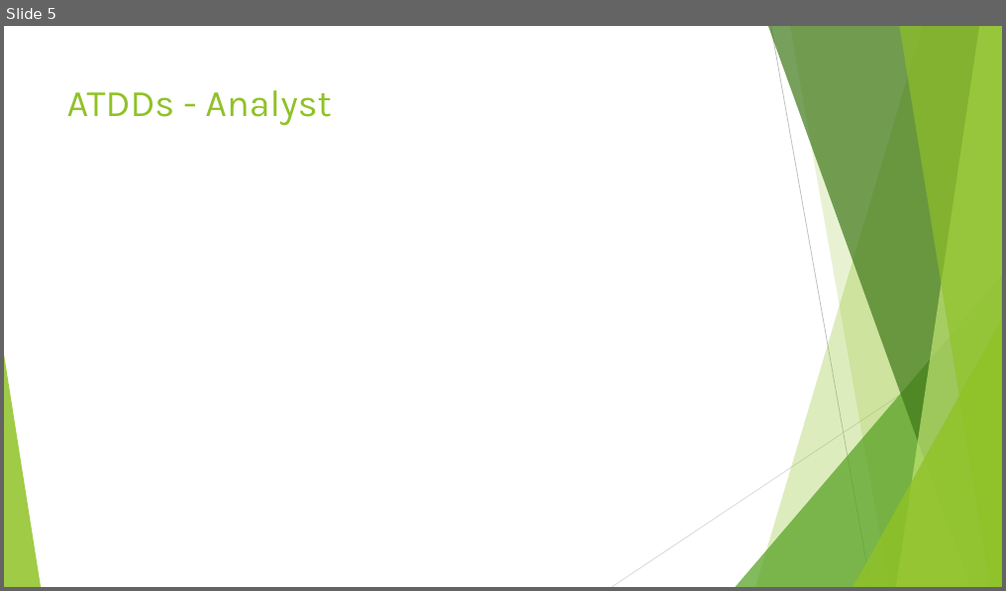
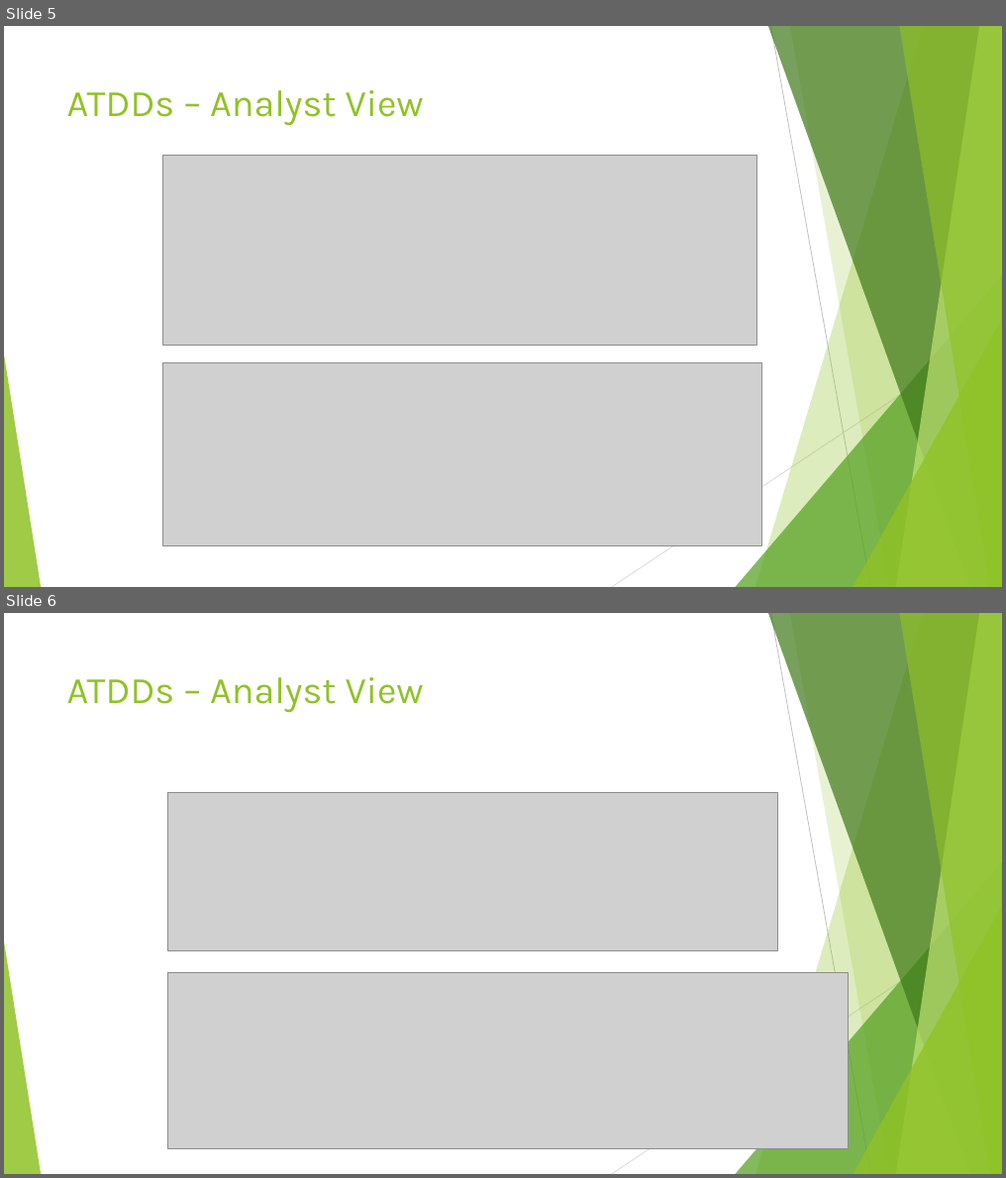
Before and after one commit to minbarix/ense470project, a slide deck: Milestone5.ppt. Shown one above the other, each under a label of ours: slide 5 before the commit, slides 5 and 6 after it. The pictures are 1006x591 and 1006x1178 pixels, drawn with LibreOffice and Linux fonts; fonts in the diff are those of the drawing; grey boxes stand for pictures. Boxes give left, top, right and bottom in pixels: in the first picture for what was removed or moved away, otherwise in the second. Text is boxed around its words. In the diff, an @@ line names an element or a change of style, - is before the commit and + after.

```diff
--- a/Milestone5.ppt
+++ b/Milestone5.ppt
@@ slide 6 added at [4, 613, 1002, 1174], background #FFFFFF; not listed: 10 template elements that a slide beside it also shows @@
@@ title added at [67, 677, 424, 713], 36 pt, text #90C226 @@
+ATDDs – Analyst View
@@ picture added at [167, 792, 777, 952] @@
@@ picture added at [167, 972, 847, 1150] @@
@@ slide 5 changed as well @@
@@ title at [67, 90, 424, 126]: text changed @@
-ATDDs - Analyst
+ATDDs – Analyst View
@@ picture added at [163, 155, 756, 345] @@
@@ picture added at [163, 364, 761, 547] @@
```
Also in this commit, not shown: 6 other slides changed.
